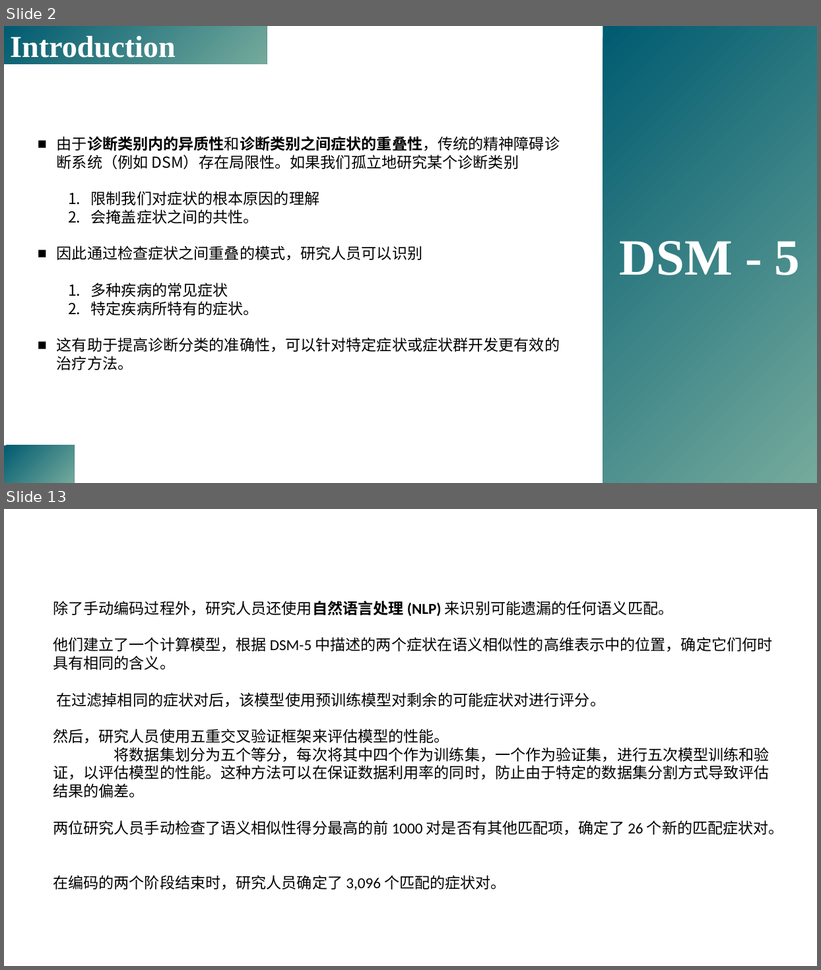
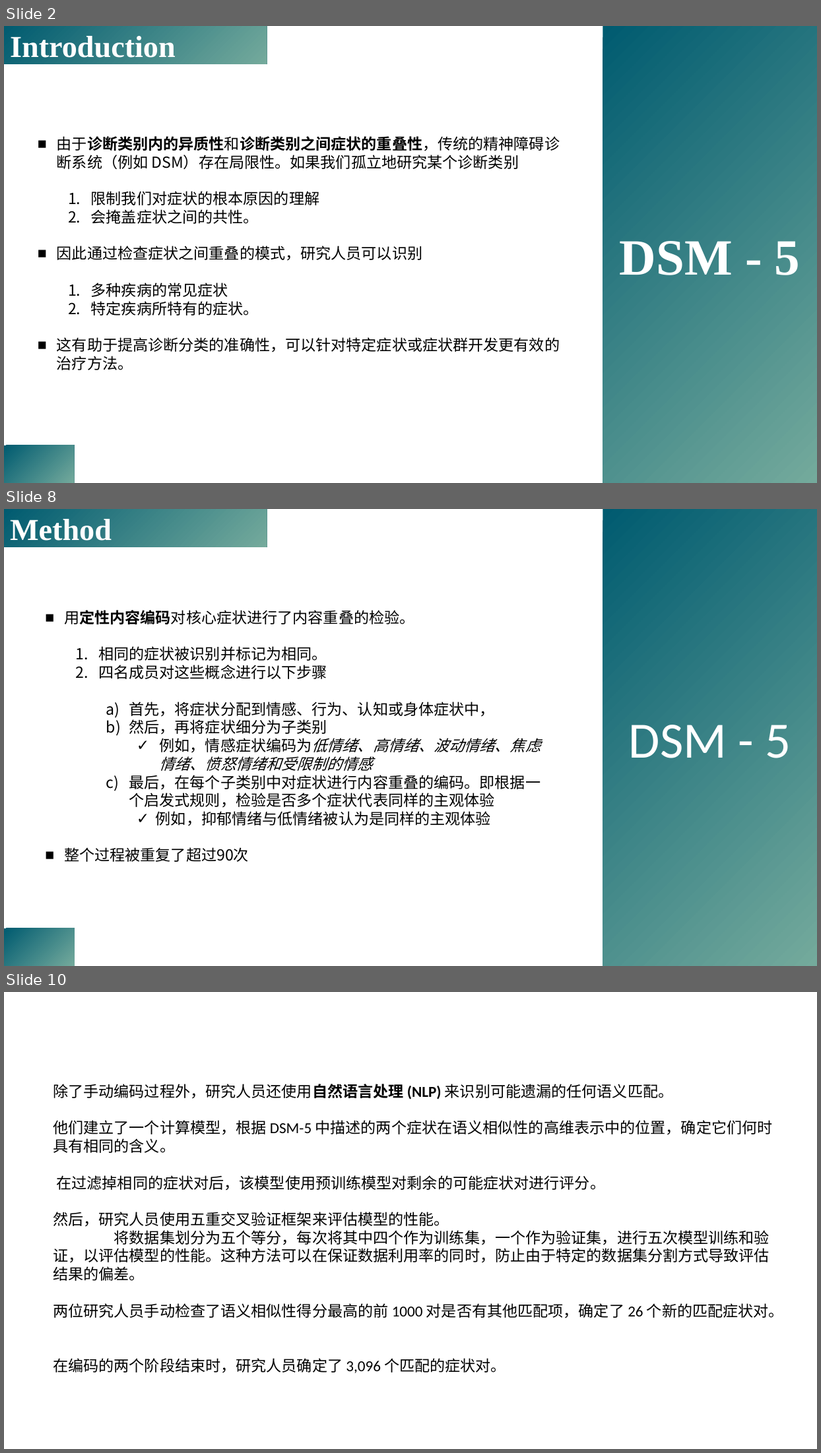
Before and after one commit to yuki-961004/Presentation, a slide deck: 230518_DSM5/Forbes_2023_psyarxiv.pptx. Shown one above the other, each under a label of ours: slides 2 and 13 before the commit, slides 2, 8 and 10 after it; the slides between them are not shown. The pictures are 821x970 and 821x1453 pixels, drawn with LibreOffice and Linux fonts; fonts in the diff are those of the drawing; background and template pictures are left out. Boxes give left, top, right and bottom in pixels: in the first picture for what was removed or moved away, otherwise in the second. Text is boxed around its words. In the diff, an @@ line names an element or a change of style, - is before the commit and + after.

Commit message:
method

```diff
--- a/230518_DSM5/Forbes_2023_psyarxiv.pptx
+++ b/230518_DSM5/Forbes_2023_psyarxiv.pptx
@@ slide 8 added at bbox=[4, 509, 817, 966], background picture (left out) @@
@@ rectangle added at bbox=[4, 509, 267, 547], fill gradient #005B70 to #74AA9C, 36 pt, text #FFFFFF, bold @@
+Method
@@ rectangle added at bbox=[603, 509, 817, 966], fill gradient #005B70 to #74AA9C, 60 pt, text #FFFFFF @@
+DSM - 5
@@ text added at bbox=[64, 610, 541, 862], 18 pt, text #000000 @@
+■ 用定性内容编码对核心症状进行了内容重叠的检验。
+  1. 相同的症状被识别并标记为相同。
+  2. 四名成员对这些概念进行以下步骤
+    a) 首先，将症状分配到情感、行为、认知或身体症状中，
+    b) 然后，再将症状细分为子类别
+      ✓ 例如，情感症状编码为低情绪、高情绪、波动情绪、焦虑情绪、愤怒情绪和受限制的情感
+    c) 最后，在每个子类别中对症状进行内容重叠的编码。即根据一个启发式规则，检验是否多个症状代表同样的主观体验
+      ✓ 例如，抑郁情绪与低情绪被认为是同样的主观体验
+■ 整个过程被重复了超过90次
@@ rectangle added at bbox=[4, 929, 74, 966], fill gradient #005B70 to #74AA9C @@
@@ what was slide 13 is now slide 10 @@
```
Also in this commit, not shown: 4 slides changed, 2 other slides added, 6 slides removed, 1 other file.
